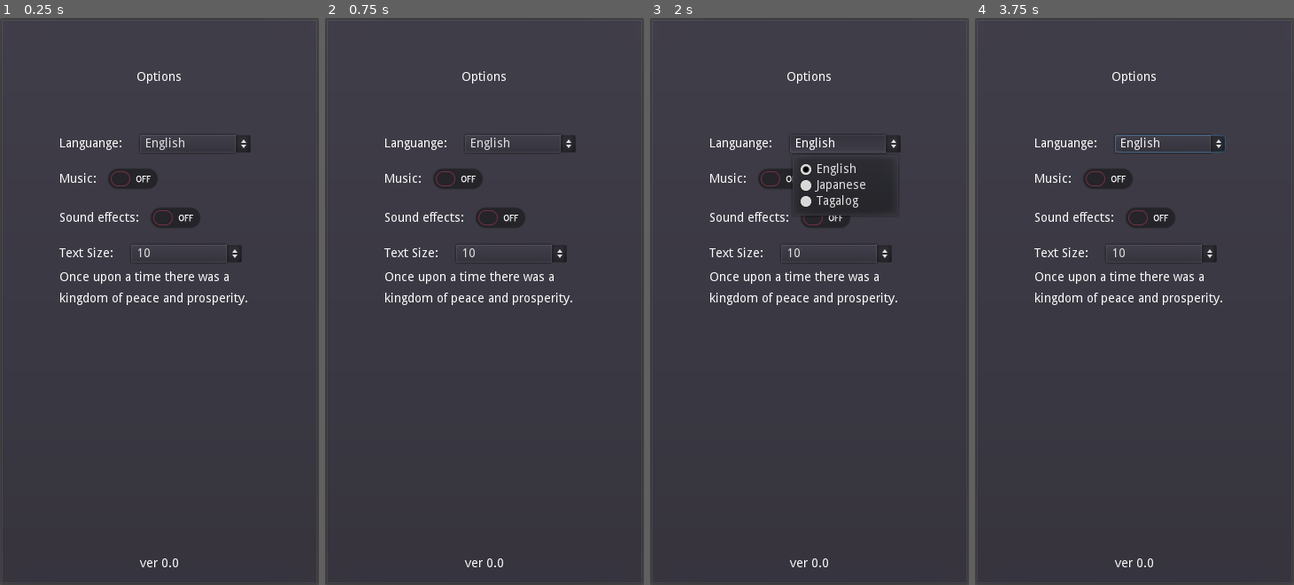
Above: before the commit, frames 1-4 (left to right).
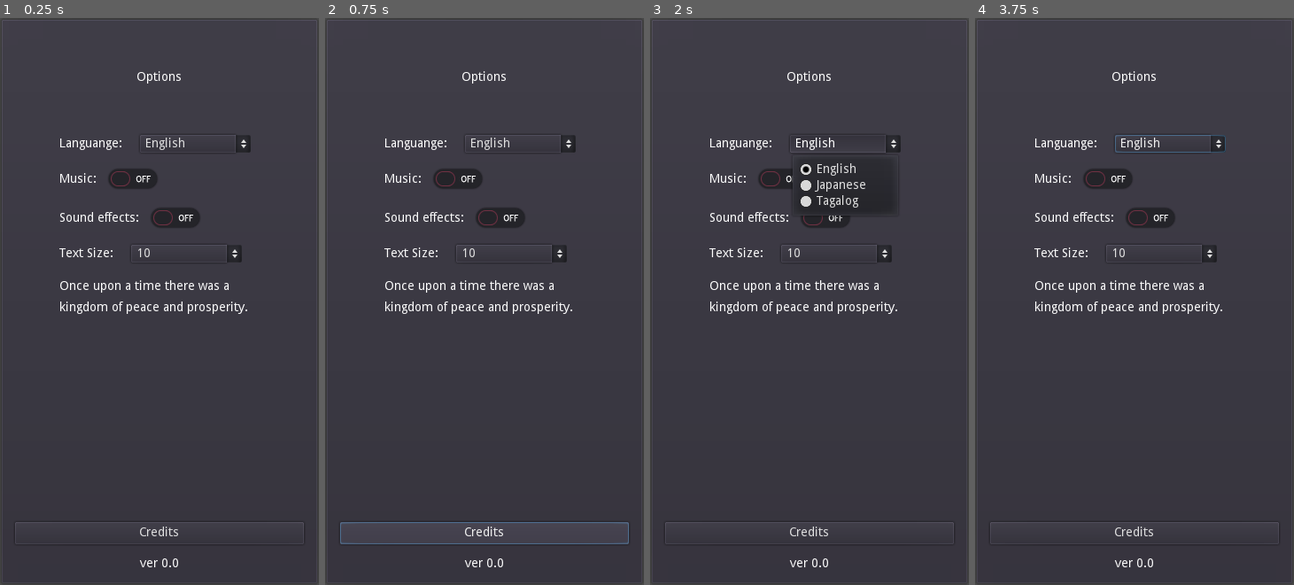
Above: after the commit, the same moments.

Repository: philipuriarte/A-Churchyard-of-Orphans
Game: Godot game, scene res://scenes/options_screen.tscn
The game is run twice, just before and just after one commit, with the same random seed, the same clock (stepped at 60 frames per second) and the same inputs. This scene is started directly instead of the project's main scene.
Inputs (mouse positions are in pixels of both pictures, inside the frame that each line leads up to):
- Up to frame 1 (0.25 s): no input
- Up to frame 2 (0.75 s): click (484, 533) at 0.5 s, where only the run after the commit has a clickable "Credits"
- Up to frame 3 (2 s): click "English" at 1.25 s
- Up to frame 4 (3.75 s): click "10" at 2 s; click "English" at 2.75 s; click "10" at 3.5 s

The runs differ from the first frame. In frame 1, 1.7% of the frame differs, in the area x 4-96%, y 44-92%; in frame 2, 1.9%, in the area x 4-96%, y 44-93%; in frame 3, 1.7%; in frame 4, 1.7%.

Commit message:
Add Credits button node in options_screen

Diff:
--- a/scenes/options_screen.tscn
+++ b/scenes/options_screen.tscn
@@ -20,6 +20,7 @@
 margin_right = 336.0
 margin_bottom = 616.0
 custom_constants/separation = 15
+alignment = 1
 
 [node name="OptionsLabel" type="Label" parent="MarginContainer/MainCointainer"]
 margin_right = 326.0
@@ -32,7 +33,7 @@
 [node name="OptionsMargin" type="MarginContainer" parent="MarginContainer/MainCointainer"]
 margin_top = 115.0
 margin_right = 326.0
-margin_bottom = 577.0
+margin_bottom = 537.0
 size_flags_vertical = 3
 custom_constants/margin_right = 50
 custom_constants/margin_left = 50
@@ -40,7 +41,7 @@
 [node name="OptionsContainer" type="VBoxContainer" parent="MarginContainer/MainCointainer/OptionsMargin"]
 margin_left = 50.0
 margin_right = 276.0
-margin_bottom = 462.0
+margin_bottom = 422.0
 size_flags_vertical = 3
 custom_constants/separation = 10
 
@@ -103,8 +104,8 @@
 [node name="TextContainer" type="VBoxContainer" parent="MarginContainer/MainCointainer/OptionsMargin/OptionsContainer"]
 margin_top = 124.0
 margin_right = 226.0
-margin_bottom = 192.0
-custom_constants/separation = 10
+margin_bottom = 202.0
+custom_constants/separation = 20
 
 [node name="Text" type="HBoxContainer" parent="MarginContainer/MainCointainer/OptionsMargin/OptionsContainer/TextContainer"]
 margin_right = 226.0
@@ -126,13 +127,20 @@
 items = [ "10", null, false, 0, null, "11", null, false, 1, null, "12", null, false, 2, null, "13", null, false, 3, null, "14", null, false, 4, null ]
 selected = 0
 
-[node name="TextText" type="Label" parent="MarginContainer/MainCointainer/OptionsMargin/OptionsContainer/TextContainer"]
-margin_top = 30.0
+[node name="TestText" type="Label" parent="MarginContainer/MainCointainer/OptionsMargin/OptionsContainer/TextContainer"]
+margin_top = 40.0
 margin_right = 226.0
-margin_bottom = 68.0
+margin_bottom = 78.0
 custom_constants/line_spacing = 10
 text = "Once upon a time there was a kingdom of peace and prosperity."
 autowrap = true
+
+[node name="Credits" type="Button" parent="MarginContainer/MainCointainer"]
+margin_top = 552.0
+margin_right = 326.0
+margin_bottom = 577.0
+rect_min_size = Vector2( 0, 25 )
+text = "Credits"
 
 [node name="BottomText" type="Label" parent="MarginContainer/MainCointainer"]
 margin_top = 592.0
